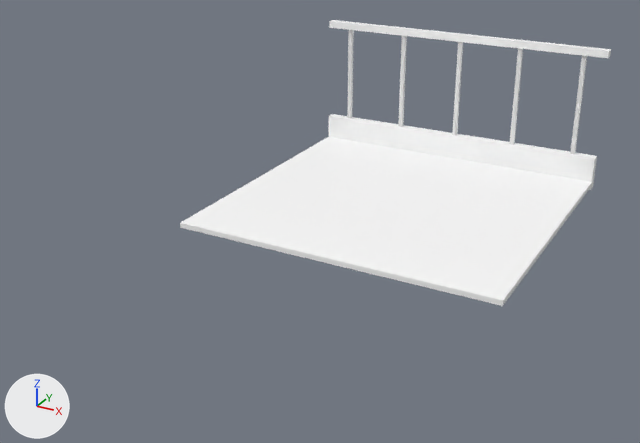
The FBX model Assets/Art/Environment/Assets/SM_Stairs_Straight_02.fbx: old version first, new version second.
Camera for both pictures: a 50 mm lens placed at (3.08, -5.8, 1.98), pointed at (0.85, -1.74, -0.06). The axes (+X, +Y, +Z) are drawn at lower left. The lights are the same throughout. The picture after the commit comes second. Where no turn or scale is listed for an object, it has been applied to the vertices.

Names of what the first picture shows: 'Stairs_Straight_02'.
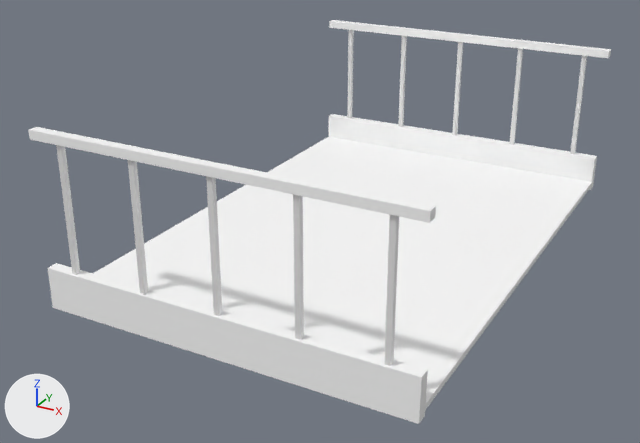
The newer file is also rescaled (x2.0) as a whole; pictures and numbers use the older file's frame.

Boxes [x1, y1, x2, y2] around the edits, measured in the pictures (640 x 443 px):
'Stairs_Straight_02', reshaped (35% wider, 41% taller): before [180, 20, 611, 306]; after [28, 20, 611, 424]
part 1 of me_mesh, added: after [56, 145, 80, 275]
part 2 of me_mesh, added: after [128, 160, 148, 295]
part 3 of me_mesh, added: after [206, 176, 222, 316]
part 4 of me_mesh, added: after [293, 194, 304, 340]
part 5 of me_mesh, added: after [385, 215, 399, 366]
part 6 of me_mesh, built on: before [180, 171, 506, 306]; after [28, 127, 506, 424]

Diff of the bpy script that builds the scene:
```diff
--- a/Assets/Art/Environment/Assets/SM_Stairs_Straight_02.fbx.py
+++ b/Assets/Art/Environment/Assets/SM_Stairs_Straight_02.fbx.py
@@ me_mesh @@
 # used by ob_stairs_straight_02; location = (0.0, 0.0, 0.0)
-me_mesh.from_pydata(...)  # 64 vertices, 40 faces; spans x 0.0..2.0, y -1.94..0.0, z -0.22..0.72
+me_mesh.from_pydata(...)  # 120 vertices, 74 faces; spans x 0.0..2.0, y -3.0..0.0, z -0.22..0.72
+# me_mesh part 1: the loose piece of 8 vertices spanning x 0.15..0.18, y -0.04..-0.02, z -0.02..0.69 is copied, and the copy is moved by (0.0, -2.94, 0.0); it spans x 0.15..0.18, y -2.99..-2.96, z -0.02..0.69
+# me_mesh part 2: the loose piece of 8 vertices spanning x 0.57..0.6, y -0.04..-0.02, z -0.02..0.69 is copied, and the copy is moved by (0.0, -2.94, 0.0); it spans x 0.57..0.6, y -2.99..-2.96, z -0.02..0.69
+# me_mesh part 3: the loose piece of 8 vertices spanning x 0.99..1.02, y -0.04..-0.02, z -0.02..0.69 is copied, and the copy is moved by (0.0, -2.94, 0.0); it spans x 0.99..1.02, y -2.99..-2.96, z -0.02..0.69
+# me_mesh part 4: the loose piece of 8 vertices spanning x 1.41..1.44, y -0.04..-0.02, z -0.02..0.69 is copied, and the copy is moved by (0.0, -2.94, 0.0); it spans x 1.41..1.44, y -2.99..-2.96, z -0.02..0.69
+# me_mesh part 5: the loose piece of 8 vertices spanning x 1.83..1.86, y -0.04..-0.02, z -0.02..0.69 is copied, and the copy is moved by (0.0, -2.94, 0.0); it spans x 1.83..1.86, y -2.99..-2.96, z -0.02..0.69
+# me_mesh part 6
+# 4 vertices are removed from x 0.0..2.0, y -1.94, z -0.2..-0.16
+# 5 faces are deleted
+# 12 vertices are added at x 0.0..2.0, y -3.0..-2.94, z -0.22..0.72
+# 8 new vertices lie (2.0, 0.0, 0.0) away from vertices in x 0.0, y -3.0..-2.94, z -0.22..0.72
+# 12 new faces join them, mat_test (its picture is missing)
+# 7 new faces join them, mat_openpbr_shader1 (white #e7e7e7)
 me_mesh.materials.append(mat_test)
```
